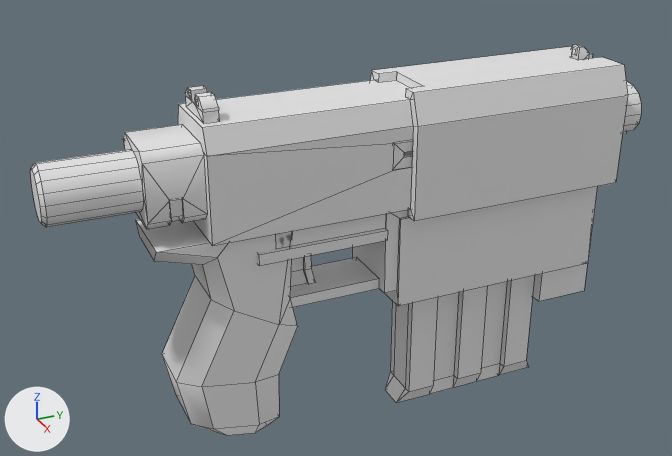
One commit to the FBX model Assets/Models/Weapons/Rifle.fbx: the scene before it, then after it.
One viewpoint serves both versions: a camera (50 mm lens) standing at (0.494, -0.273, 0.147) and looking at (-0.011, -0.046, -0.105). Arrows for +X, +Y and +Z are at lower left; the lights stay in place. Mesh edges are drawn as thin lines. Where no turn or scale is listed for an object, it has been applied to the vertices. Vertices at the same position are counted once.

The older version as bpy lines, for what is in view:
```python
me_rifle_002 = bpy.data.meshes.new('Rifle.002')
me_rifle_002.from_pydata(...)  # 541 vertices, 503 faces; spans x -0.034..0.034, y -0.229..0.171, z -0.24..0.0
# faces by material slot: [465, 38]
me_rifle_002.materials.append(mat_gun_body)  # white #e7e7e7
me_rifle_002.materials.append(mat_gun_slide)  # white #e7e7e7
ob_rifle = bpy.data.objects.new('Rifle', me_rifle_002)
ob_rifle.location = (0.0, 0.0, 0.0)
```
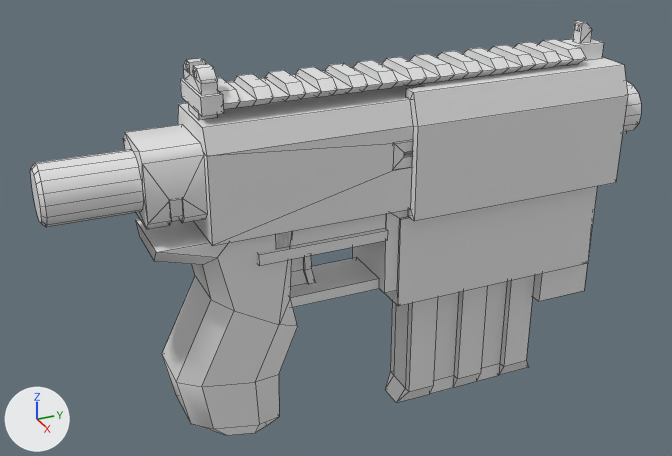
The newer file is also turned or shifted as a whole; pictures and numbers use the older file's frame.

Changed parts and their boxes [x1, y1, x2, y2] in the pictures (672 x 456 px; the box of a moved part takes in the faces that stretch with it):
'Rifle', reshaped (6% taller): before [30, 45, 641, 435]; after [30, 21, 641, 435]
part 1 of me_rifle_002, added: after [188, 104, 217, 120]
part 2 of me_rifle_002, added: after [561, 39, 604, 61]
part 3 of me_rifle_002, added: after [180, 78, 224, 116]
part 4 of me_rifle_002, added: after [217, 39, 586, 109]
part 5 of me_rifle_002, moved or reshaped: before [185, 86, 219, 124]; after [183, 58, 218, 95]
part 6 of me_rifle_002, built on: before [571, 45, 590, 60]; after [573, 21, 592, 43]

Patch to the scene script:
```diff
--- a/Assets/Models/Weapons/Rifle.fbx.py
+++ b/Assets/Models/Weapons/Rifle.fbx.py
@@ me_rifle_002 @@
 # used by ob_rifle; location = (0.0, 0.0, 0.0)
-me_rifle_002.from_pydata(...)  # 541 vertices, 503 faces; spans x -0.034..0.034, y -0.229..0.171, z -0.24..0.0
+me_rifle_002.from_pydata(...)  # 725 vertices, 677 faces; spans x -0.034..0.034, y -0.229..0.171, z -0.24..0.016
+# me_rifle_002 part 1: a new loose piece, a box spanning x -0.0101..0.0101, y -0.1387..-0.128, z -0.0131..-0.0078, in mat_gun_slide (white #e7e7e7)
+# me_rifle_002 part 2: a new loose piece, a box spanning x -0.008..0.008, y 0.117..0.14, z -0.008..0.003, in mat_gun_slide (white #e7e7e7)
+# me_rifle_002 part 3: a new loose piece, a box spanning x -0.02..0.02, y -0.14..-0.127, z -0.008..0.003, in mat_gun_slide (white #e7e7e7)
+# me_rifle_002 part 4: a new loose piece of 156 vertices spanning x -0.02..0.02, y -0.127..0.117, z -0.008..0.003, in mat_gun_slide (white #e7e7e7)
+# me_rifle_002 part 5
+# 40 vertices in x -0.017..0.017, y -0.139..-0.129, z -0.013..0.0 move by (0.0, 0.0, 0.016)
+# me_rifle_002 part 6
+# 18 vertices in x -0.004..0.004, y 0.123..0.133, z -0.013..0.0 move by (0.0, 0.0, 0.016)
+# 4 vertices are added at (-0.005, 0.137, -0.008), (-0.005, 0.137, -0.013), (0.005, 0.137, -0.008), (0.005, 0.137, -0.013)
+# 4 new faces join them, mat_gun_slide (white #e7e7e7)
 me_rifle_002.materials.append(mat_gun_body)
```
